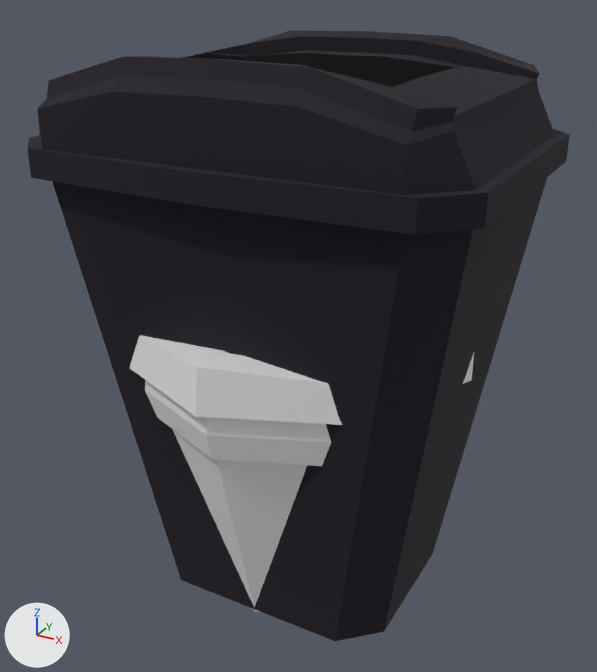
A saved change to the FBX model Level Assets/Traschcans/model_trashcan_big.fbx.
The view is the same before and after, from a camera (50 mm lens) standing at (0.0307, -0.0562, 0.0516) and looking at (-0.0002, 0.0, 0.0235). The axes (+X, +Y, +Z) are drawn at lower left. The lights are the same throughout. The picture after the commit comes second. Where no turn or scale is listed for an object, it has been applied to the vertices.

Script lines for the objects in view, before the commit:
```python
me_sm_trashcan = bpy.data.meshes.new('SM_TrashCan')
me_sm_trashcan.from_pydata(...)  # 64 vertices, 58 faces; spans x -0.0142..0.0142, y -0.0142..0.0142, z 0.0003..0.023
me_sm_trashcan_dorm = bpy.data.meshes.new('SM_TrashCan_Dorm')
me_sm_trashcan_dorm.from_pydata(...)  # 164 vertices, 164 faces; spans x -0.0178..0.0178, y -0.0142..0.0148, z 0.0007..0.0471
me_sm_trashcan_dorm.materials.append(mat_m_trashcan_big)  # picture img_texture_trashcan_big_png
me_sm_trashcan_lid = bpy.data.meshes.new('SM_TrashCan_Lid')
me_sm_trashcan_lid.from_pydata(...)  # 44 vertices, 43 faces; spans x -0.0149..0.0149, y -0.0149..0.0154, z 0.0229..0.0324
ob_sm_trashcan = bpy.data.objects.new('SM_TrashCan', me_sm_trashcan)
ob_sm_trashcan.location = (0.0, 0.0, 0.0)
ob_sm_trashcan_dorm = bpy.data.objects.new('SM_TrashCan_Dorm', me_sm_trashcan_dorm)
ob_sm_trashcan_dorm.location = (0.0, 0.0, 0.0)
ob_sm_trashcan_lid = bpy.data.objects.new('SM_TrashCan_Lid', me_sm_trashcan_lid)
ob_sm_trashcan_lid.location = (0.0, 0.0, 0.0)
```
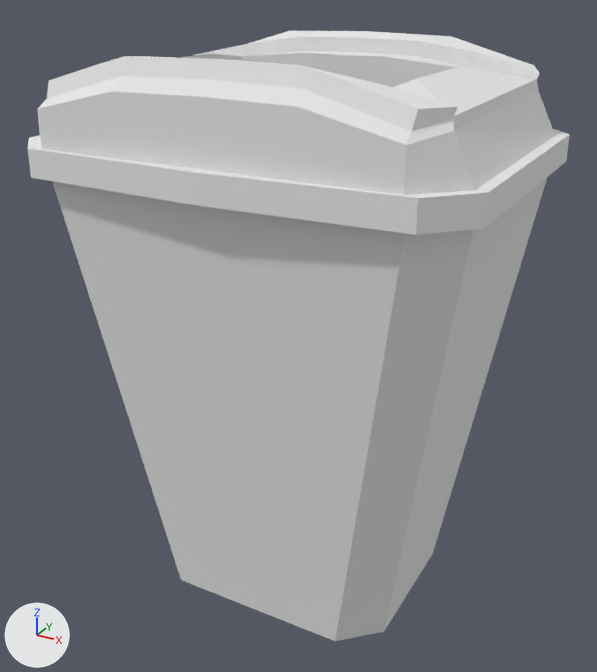
The edits, one by one:
Material 'm_trashcan_big.006' (mat_m_trashcan_big_006) is new.
Its base color is (0.8, 0.8, 0.8) (white #e7e7e7).
Its roughness is 0.937.
me_sm_trashcan_dorm has 164 vertices, 164 faces and spans x -0.0178..0.0178, y -0.0142..0.0148, z 0.0007..0.0471.
me_sm_trashcan_dorm no longer uses material mat_m_trashcan_big (picture img_texture_trashcan_big_png).
me_sm_trashcan_dorm gains material mat_m_trashcan_big_006 (white #e7e7e7).
Object 'SM_TrashCan_Lid' (ob_sm_trashcan_lid) is deleted.
Object 'SM_TrashCan' (ob_sm_trashcan) is deleted.

Changed parts and their boxes (x1, y1, x2, y2) in the pictures (597 x 672 px):
'SM_TrashCan_Dorm', recoloured (black to white): (27, 31, 570, 641) in both
'SM_TrashCan', deleted: before (145, 381, 331, 612)
'SM_TrashCan_Lid', deleted: before (130, 335, 474, 425)
